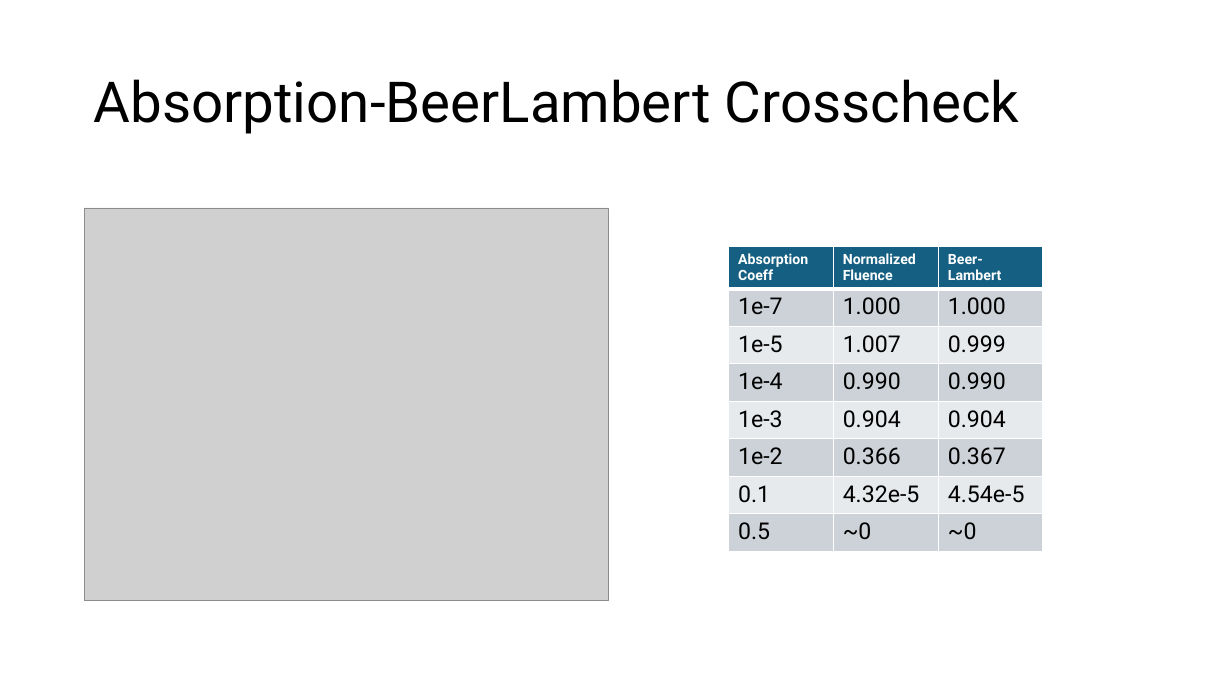
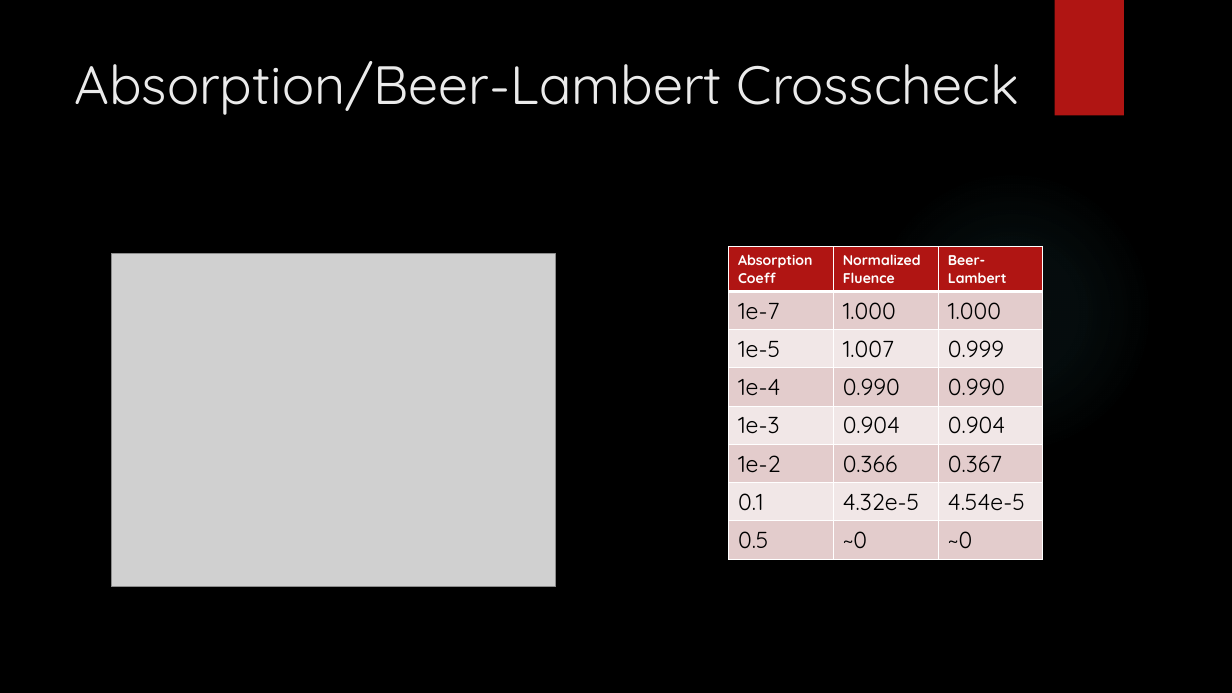
Before and after one commit to KAANVOLKAN05/GPGPU_Research, a slide deck: slide 9 of MonteCarlo/MonteCarloProj/Presentation for West River.pptx (slide 4 before the commit). Drawn at 1232x693 pixels with LibreOffice and Linux fonts; fonts in the diff are those of the drawing; grey boxes stand for pictures; background and template pictures are left out. Boxes give left, top, right and bottom in pixels: in the first picture for what was removed or moved away, otherwise in the second. Text is boxed around its words. In the diff, an @@ line names an element or a change of style, - is before the commit and + after.

```diff
--- a/MonteCarlo/MonteCarloProj/Presentation for West River.pptx
+++ b/MonteCarlo/MonteCarloProj/Presentation for West River.pptx
@@ background #FFFFFF to picture (left out) @@
@@ rectangle added at bbox=[1055, 0, 1124, 116], fill #B01513 @@
@@ title "Absorption/Beer-Lambert Crosscheck" at bbox=[75, 61, 1019, 115]: vertical alignment middle to top @@
@@ title at bbox=[75, 61, 1019, 115]: text changed; size 44 to 42 pt; font Roboto to Quicksand; text colour #000000 to #EBEBEB @@
-Absorption-BeerLambert Crosscheck
+Absorption/Beer-Lambert Crosscheck
@@ ellipse added at bbox=[870, 169, 1154, 454], fill gradient #50B9C1 @@
@@ picture: place and size @@
-picture at bbox=[85, 208, 609, 601]
+picture at bbox=[112, 254, 556, 588]
@@ table at bbox=[729, 247, 1043, 553] @@
@@ fill #156082 to #B01513 in row 1 @@
@@ fill #CCD2D8 to #E4CCCC in 12 cells @@
@@ fill #E8EAED to #F2E8E7 in 9 cells @@
@@ font Roboto to Quicksand @@
```
Also in this commit, not shown: 5 other slides changed, 6 slides added, 1 slide removed.
